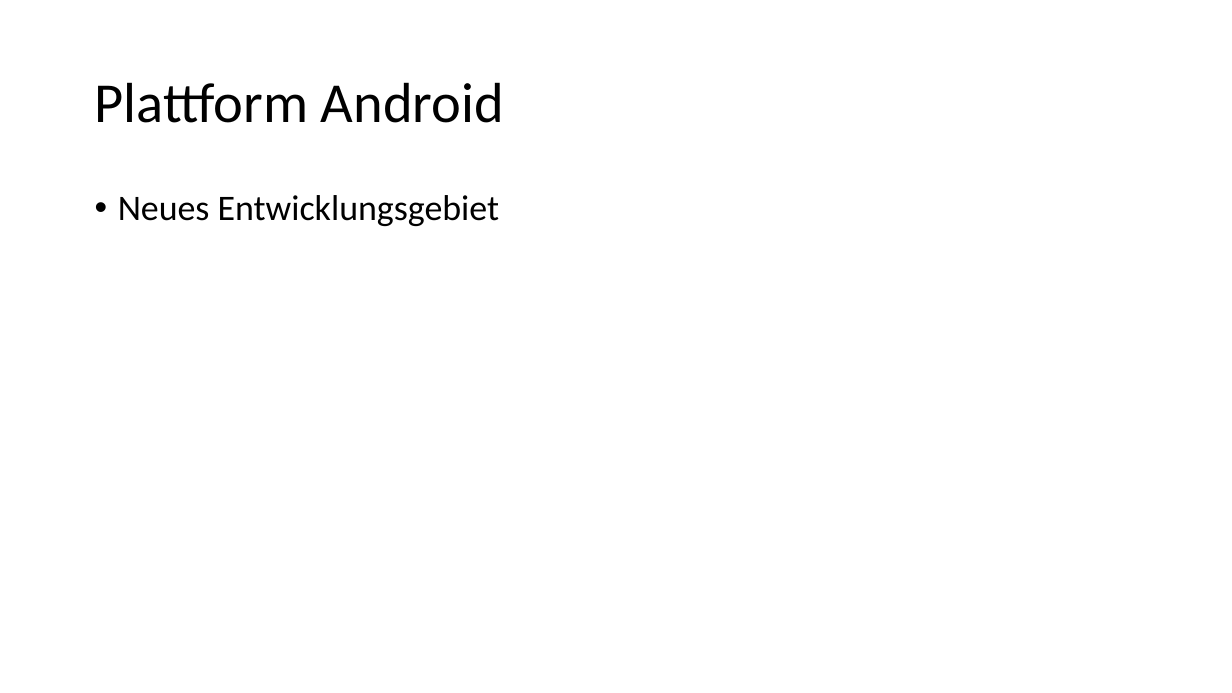
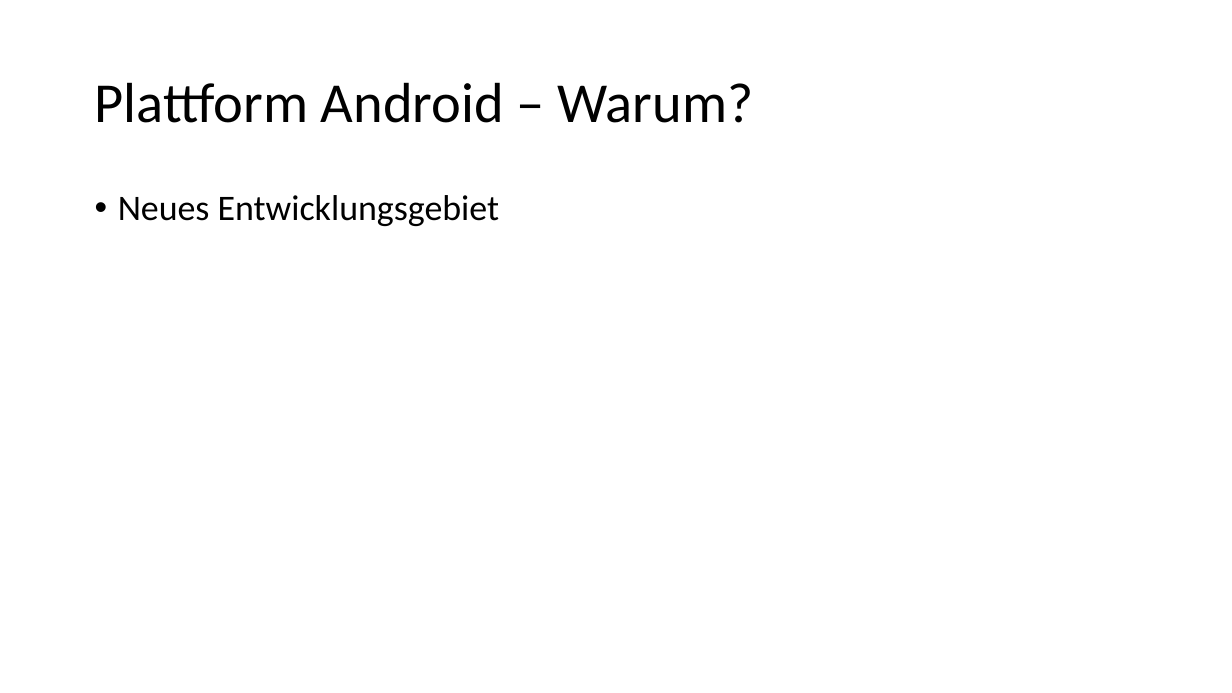
Before and after one commit to stuckime/workshop_mobileApp, a slide deck: slide 3 of Präsi/ParkYourCar.pptx. Drawn at 1232x693 pixels with LibreOffice and Linux fonts; fonts in the diff are those of the drawing. Boxes give left, top, right and bottom in pixels: in the first picture for what was removed or moved away, otherwise in the second. Text is boxed around its words. In the diff, an @@ line names an element or a change of style, - is before the commit and + after.

```diff
--- a/Präsi/ParkYourCar.pptx
+++ b/Präsi/ParkYourCar.pptx
@@ title at [95, 82, 753, 123]: text changed @@
-Plattform Android
+Plattform Android – Warum?
```
Also in this commit, not shown: 3 other slides changed.
